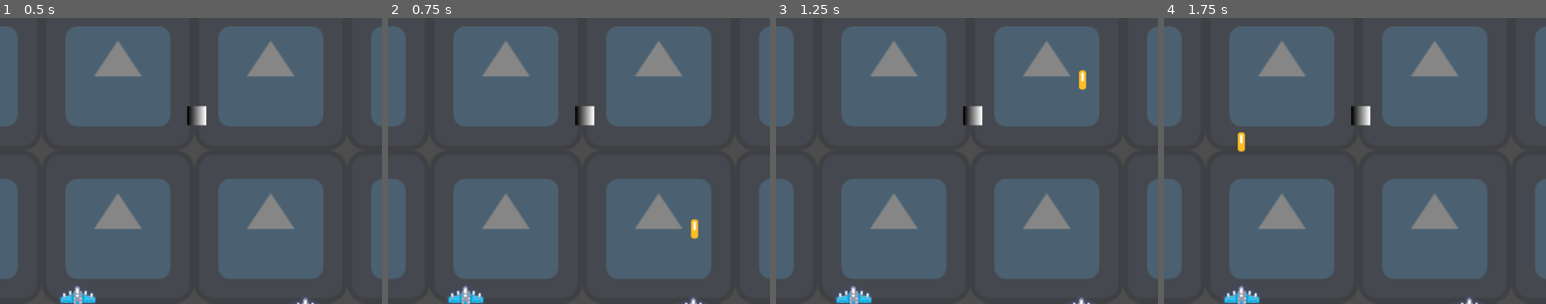
Above: before the commit, frames 1-4 (left to right).
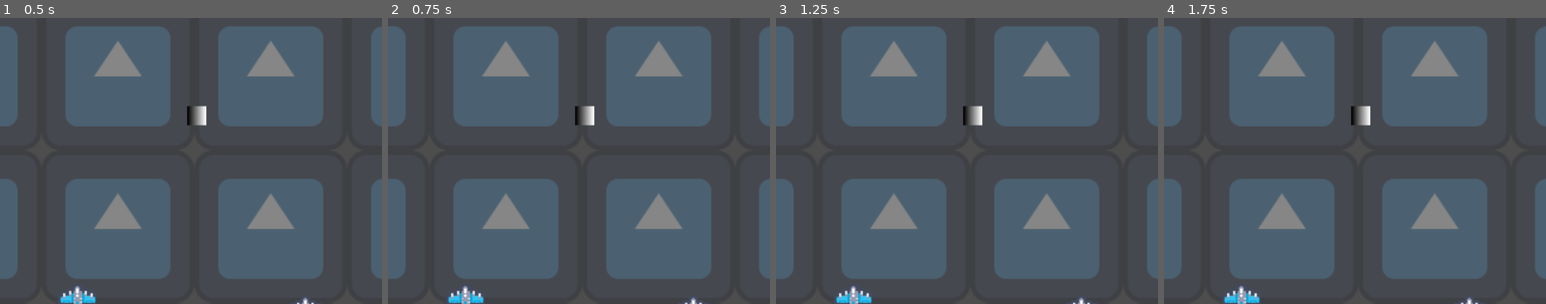
Above: after the commit, the same moments.

Repository: TakisAlPastor/UFO-Raiders
Game: Godot game, scene res://Main/main.tscn
The game is run twice, just before and just after one commit, with the same random seed, the same clock (stepped at 60 frames per second) and the same inputs. The engine's default icon, where the game draws it, is replaced by a stand-in: a white triangle on a blue panel in a dark square.
Inputs:
- Up to frame 1 (0.5 s): no input
- Up to frame 2 (0.75 s): tap Enter at 0.5 s
- Up to frame 3 (1.25 s): no input
- Up to frame 4 (1.75 s): tap Space at 1.25 s
The pictures show only the part of the screen within x 25-75%, y 0-50%; the shares and areas given below are measured in that part.

Frame 1 is identical in both runs. In frame 2, 0.1% of the frame differs, in the area x 79-82%, y 70-78%; in frame 3, 0.1%; in frame 4, 0.1%.

Commit message:
Quita la posibilidad de disparar (no es porque no pude hacer algo...no)

Diff:
--- a/Bullet/bullet.gd
+++ /dev/null
@@ -1,18 +0,0 @@
-class_name Bullet
-extends Area2D
-
-const SPEED:int = 250
-var direction:Vector2
-
-func _ready():
-	direction = Vector2.UP.rotated(rotation)
-
-func _physics_process(delta:float) -> void:
-	global_position += SPEED * direction * delta
-
-func _on_area_entered(area:Area2D) -> void:
-	if area is Enemy:
-		queue_free()
-
-func _on_visible_on_screen_notifier_screen_exited() -> void:
-	queue_free()
--- a/Bullet/bullet.tscn
+++ /dev/null
@@ -1,23 +0,0 @@
-[gd_scene load_steps=4 format=3 uid="uid://by5b5n7umgyho"]
-
-[ext_resource type="Script" path="res://Bullet/bullet.gd" id="1_qm84y"]
-[ext_resource type="Texture2D" uid="uid://d3d0las3aomr4" path="res://Bullet/tile_0000.png" id="1_x1i0s"]
-
-[sub_resource type="RectangleShape2D" id="RectangleShape2D_vi7af"]
-size = Vector2(6, 14)
-
-[node name="Bullet" type="Area2D"]
-script = ExtResource("1_qm84y")
-
-[node name="Sprite" type="Sprite2D" parent="."]
-texture = ExtResource("1_x1i0s")
-
-[node name="CollisionShape" type="CollisionShape2D" parent="."]
-shape = SubResource("RectangleShape2D_vi7af")
-
-[node name="VisibleOnScreenNotifier" type="VisibleOnScreenNotifier2D" parent="."]
-position = Vector2(1.78814e-07, 9.5)
-scale = Vector2(0.3, 0.05)
-
-[connection signal="area_entered" from="." to="." method="_on_area_entered"]
-[connection signal="screen_exited" from="VisibleOnScreenNotifier" to="." method="_on_visible_on_screen_notifier_screen_exited"]
--- a/Enemy/enemy.tscn
+++ b/Enemy/enemy.tscn
@@ -6,7 +6,7 @@
 [sub_resource type="RectangleShape2D" id="RectangleShape2D_3sxma"]
 size = Vector2(16, 12)
 
-[node name="Enemy" type="Area2D"]
+[node name="Enemy" type="Area2D" groups=["enemies"]]
 script = ExtResource("1_17gca")
 
 [node name="Sprite" type="Sprite2D" parent="."]
--- a/Level/level.gd
+++ b/Level/level.gd
@@ -1,6 +1,5 @@
 extends Node2D
 
-@onready var bullet_scene:PackedScene = preload("res://Bullet/bullet.tscn")
 @onready var enemy_scene:PackedScene = preload("res://Enemy/enemy.tscn")
 @onready var spawn_point:PathFollow2D = $EnemySpawner/SpawnPoint
 @onready var rope:Rope = $Rope
@@ -23,12 +22,6 @@
 	else:
 		return player2
 
-func _on_player_shot(bullet_spawn_position:Vector2, player_rotation:float) -> void:
-	var new_bullet:Bullet = bullet_scene.instantiate()
-	new_bullet.position = bullet_spawn_position
-	new_bullet.rotation = player_rotation
-	add_child(new_bullet)
-
 func _on_ufo_part_entered_drop_point() -> void:
 	rope.drop_ufo_part()
 	player1.is_tied = false
--- a/Level/level.tscn
+++ b/Level/level.tscn
@@ -60,8 +60,6 @@
 [node name="DropPoint" parent="." instance=ExtResource("5_7knir")]
 position = Vector2(1439, 367)
 
-[connection signal="shot" from="Player1" to="." method="_on_player_shot"]
-[connection signal="shot" from="Player2" to="." method="_on_player_shot"]
 [connection signal="timeout" from="EnemySpawnTimer" to="." method="_on_enemy_spawn_timer_timeout"]
 [connection signal="collected" from="UfoPart" to="." method="_on_ufo_part_collected"]
 [connection signal="entered_drop_point" from="UfoPart" to="." method="_on_ufo_part_entered_drop_point"]
--- a/Player/player.gd
+++ b/Player/player.gd
@@ -1,7 +1,5 @@
 class_name  Player
 extends Area2D
-
-signal shot(bullet_spawn_position:Vector2, player_rotation:float)
 
 @export var id:int
 @export var partner:Player
@@ -29,11 +27,6 @@
 		if is_tied:
 			global_position = circle_clamp(global_position, partner.global_position, 350) # 350 es menos que max_separation de la pantalla dividida pero lo suficiente para moverse
 
-
 func circle_clamp(vector:Vector2, clamp_origin:Vector2, clamp_length:float) -> Vector2:
 	var offset:Vector2 = vector - clamp_origin
 	return clamp_origin + offset.limit_length(clamp_length)
-
-func _unhandled_key_input(event:InputEvent) -> void:
-	if event.is_action_pressed("shoot_{n}".format({"n":id})):
-		shot.emit(bullet_spawn.global_position, rotation)
--- a/UFO_Part/ufo_part.tscn
+++ b/UFO_Part/ufo_part.tscn
@@ -13,7 +13,6 @@
 height = 16
 
 [node name="UfoPart" type="Area2D"]
-position = Vector2(249, 219)
 script = ExtResource("1_ed0kl")
 
 [node name="CollisionShape2D" type="CollisionShape2D" parent="."]
Binary file removed: Bullet/tile_0000.png
Not shown, removed: Bullet/tile_0000.png.import
